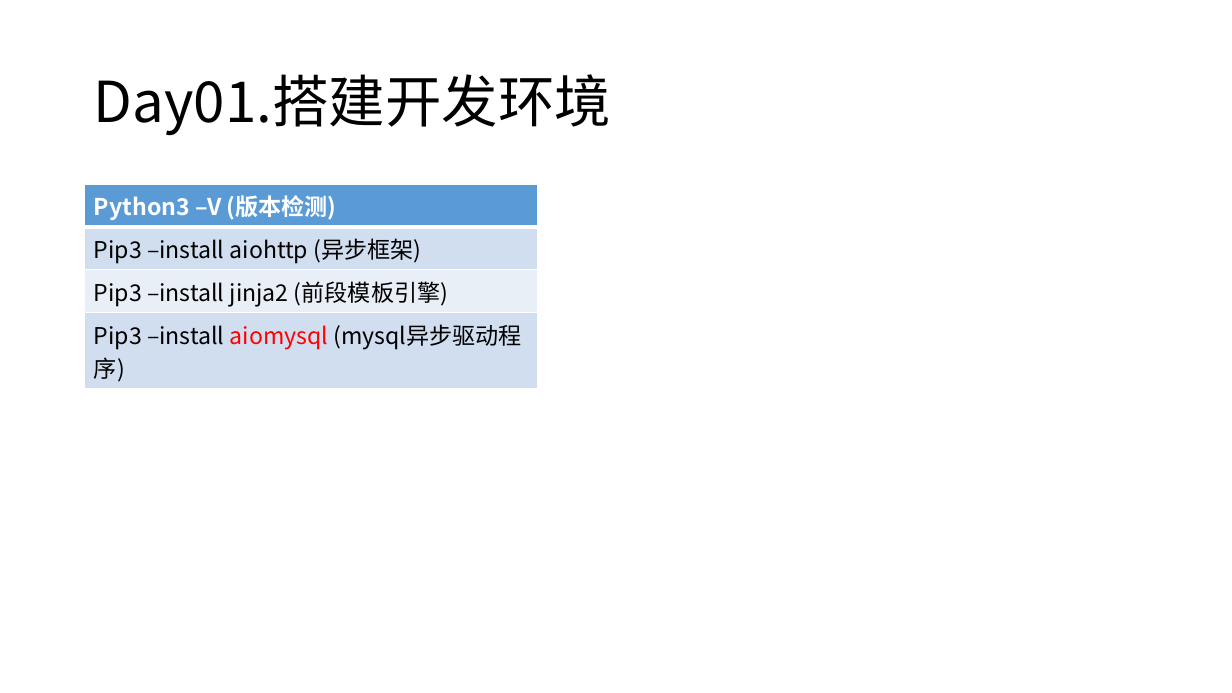
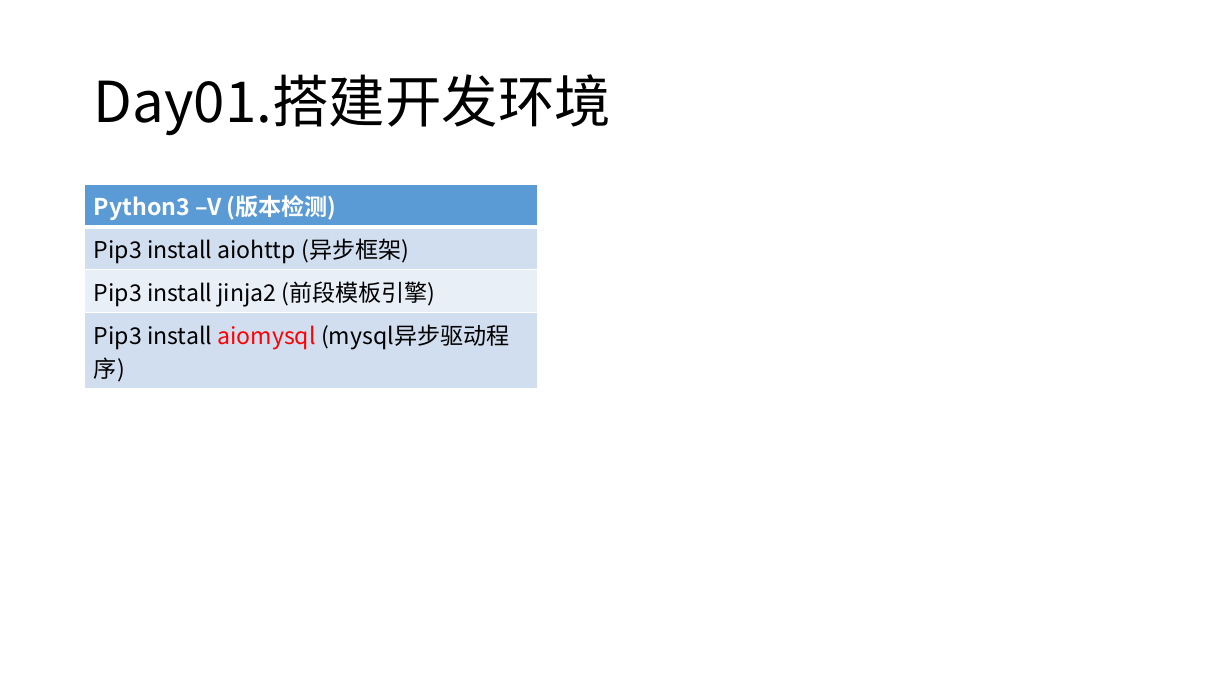
Before and after one commit to MotorcycleKai/Funny_Python_Web, a slide deck: slide 2 of 廖雪峰Python教程.pptx. Drawn at 1232x693 pixels with LibreOffice and Linux fonts; fonts in the diff are those of the drawing. Boxes give left, top, right and bottom in pixels: in the first picture for what was removed or moved away, otherwise in the second. Text is boxed around its words. In the diff, an @@ line names an element or a change of style, - is before the commit and + after.

```diff
--- a/廖雪峰Python教程.pptx
+++ b/廖雪峰Python教程.pptx
@@ table at <box>85,185,538,353</box> @@
-row 2, column 1: Pip3 –install aiohttp (异步框架)
+row 2, column 1: Pip3 install aiohttp (异步框架)
-row 3, column 1: Pip3 –install jinja2 (前段模板引擎)
+row 3, column 1: Pip3 install jinja2 (前段模板引擎)
-row 4, column 1: Pip3 –install aiomysql (mysql异步驱动程序)
+row 4, column 1: Pip3 install aiomysql (mysql异步驱动程序)
```
Also in this commit, not shown: 9 other files.
